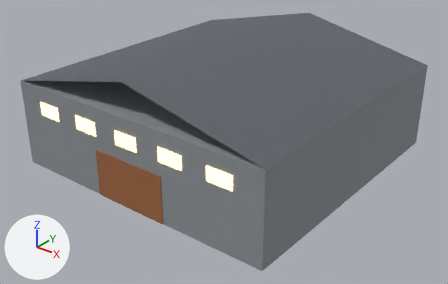
Two versions of the glTF model games/jetski/assets/models/warehouse.glb, one commit apart.
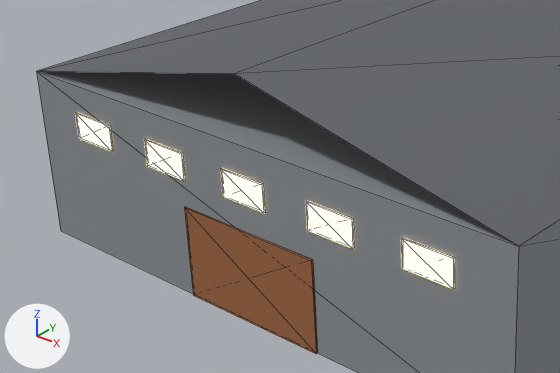
There are two pictures of each version: one whole from a camera (50 mm lens) standing at (45.2, -57.8, 36.9) and looking at (0.8, -2.4, 2.6), one close up on the part from 0% to 64% of the width and 16% to 82% of the height. Every picture has the same lights, and +X, +Y and +Z are marked at lower left. The first two pictures are the older version. The close-ups show mesh edges as thin lines.

Objects in the first close-up: 'Warehouse'.
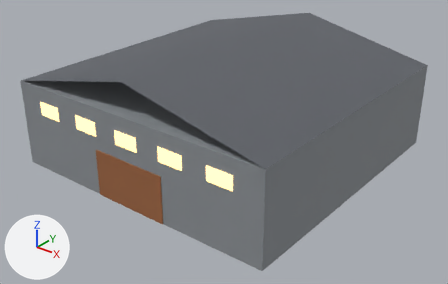
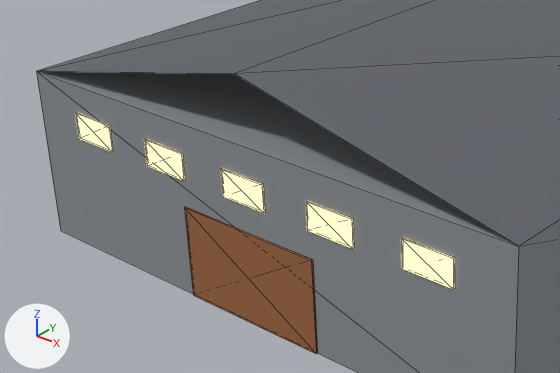
Boxes [x1, y1, x2, y2] around the edits, measured in the close-ups (560 x 373 px):
'Warehouse', recoloured
    both: [74, 109, 459, 291]

The change, as a diff of the scene's bpy script:
```diff
--- a/games/jetski/assets/models/warehouse.glb.py
+++ b/games/jetski/assets/models/warehouse.glb.py
@@ mat_windows @@
 mat_windows.roughness = 0.3
-mat_windows.emission_color = (3.2, 2.1, 0.9)  # white #fffff3
+mat_windows.emission_color = (2.2, 1.45, 0.62)  # beige #ffffce
 mat_windows.emission_strength = 1.0
```
